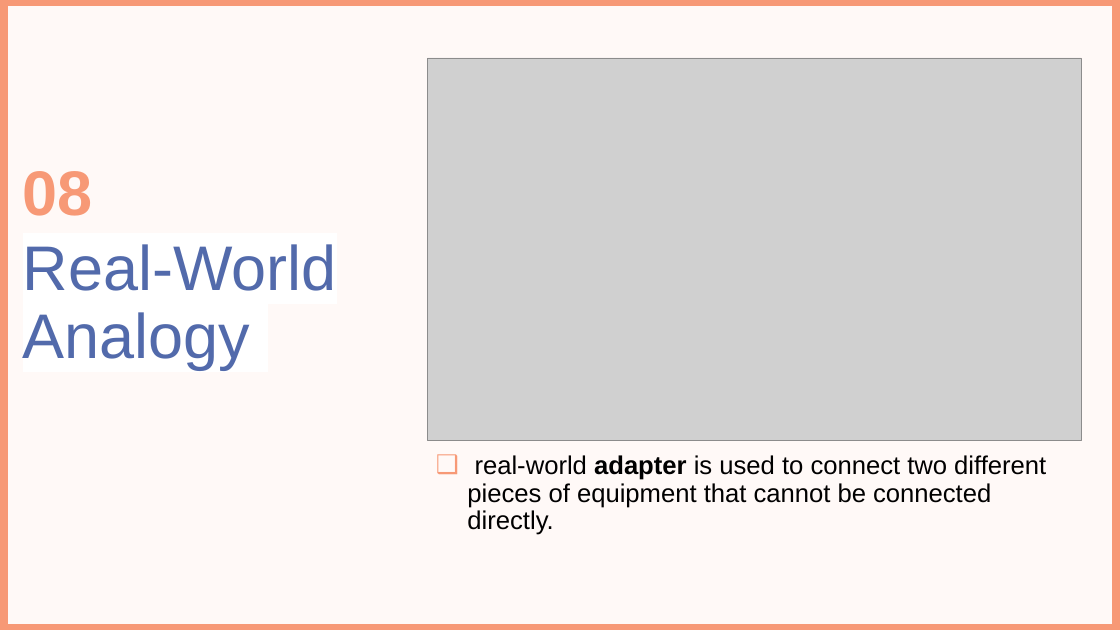
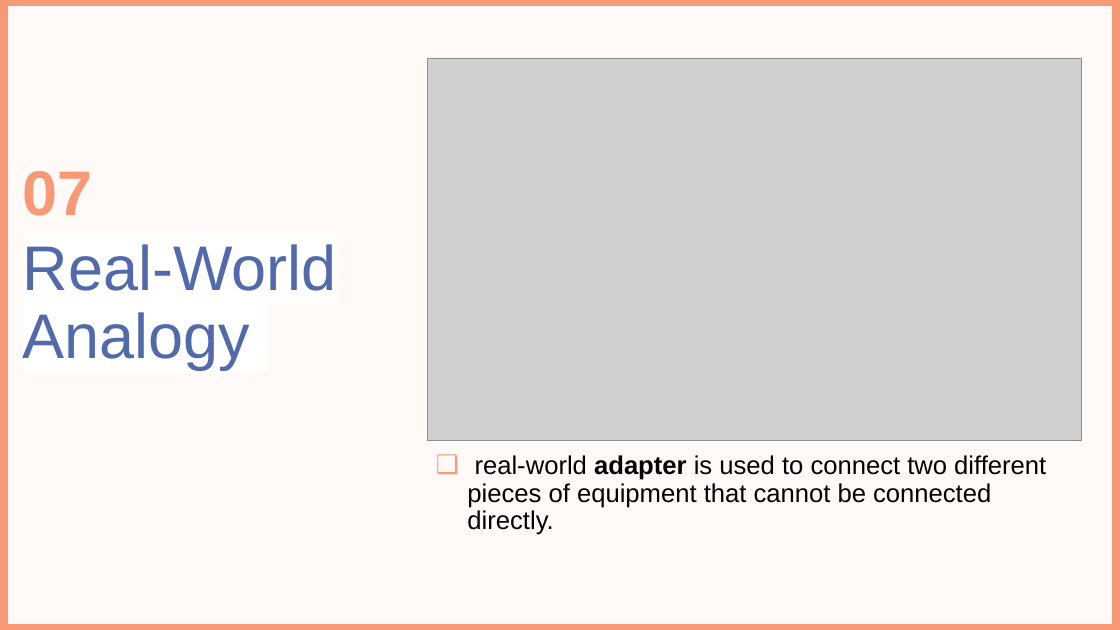
Before and after one commit to ahmedhammad111/SWE, a slide deck: slide 14 of SWE.pptx (slide 13 before the commit). Drawn at 1120x630 pixels with LibreOffice and Linux fonts; fonts in the diff are those of the drawing; grey boxes stand for pictures; background and template pictures are left out. Boxes give left, top, right and bottom in pixels: in the first picture for what was removed or moved away, otherwise in the second. Text is boxed around its words. In the diff, an @@ line names an element or a change of style, - is before the commit and + after.

```diff
--- a/SWE.pptx
+++ b/SWE.pptx
@@ text at (x1=23, y1=171, x2=93, y2=216): text changed @@
-08
+07
```
Also in this commit, not shown: 27 other slides changed, 3 slides added, 2 slides removed, 3 other files.
